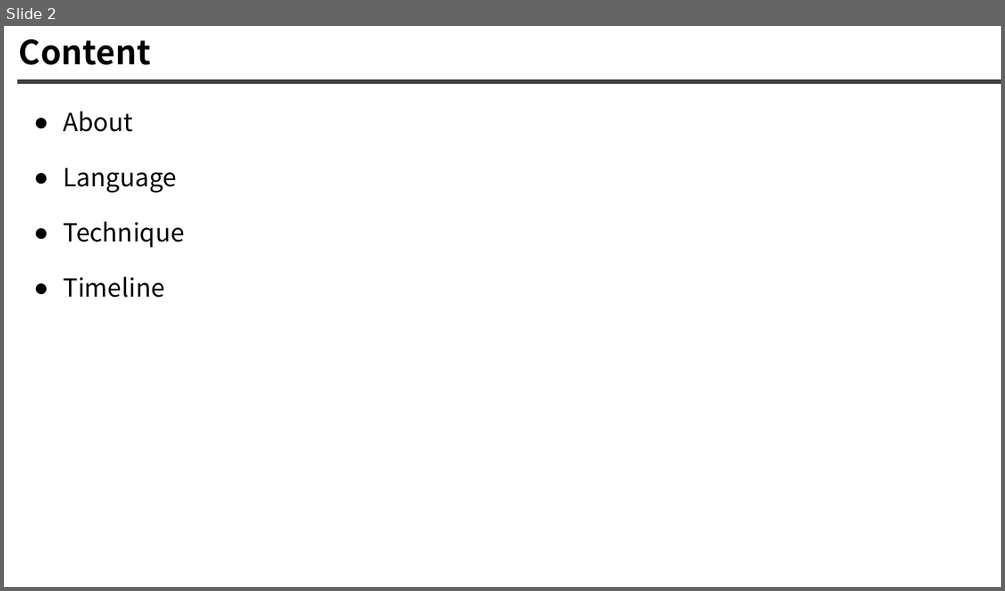
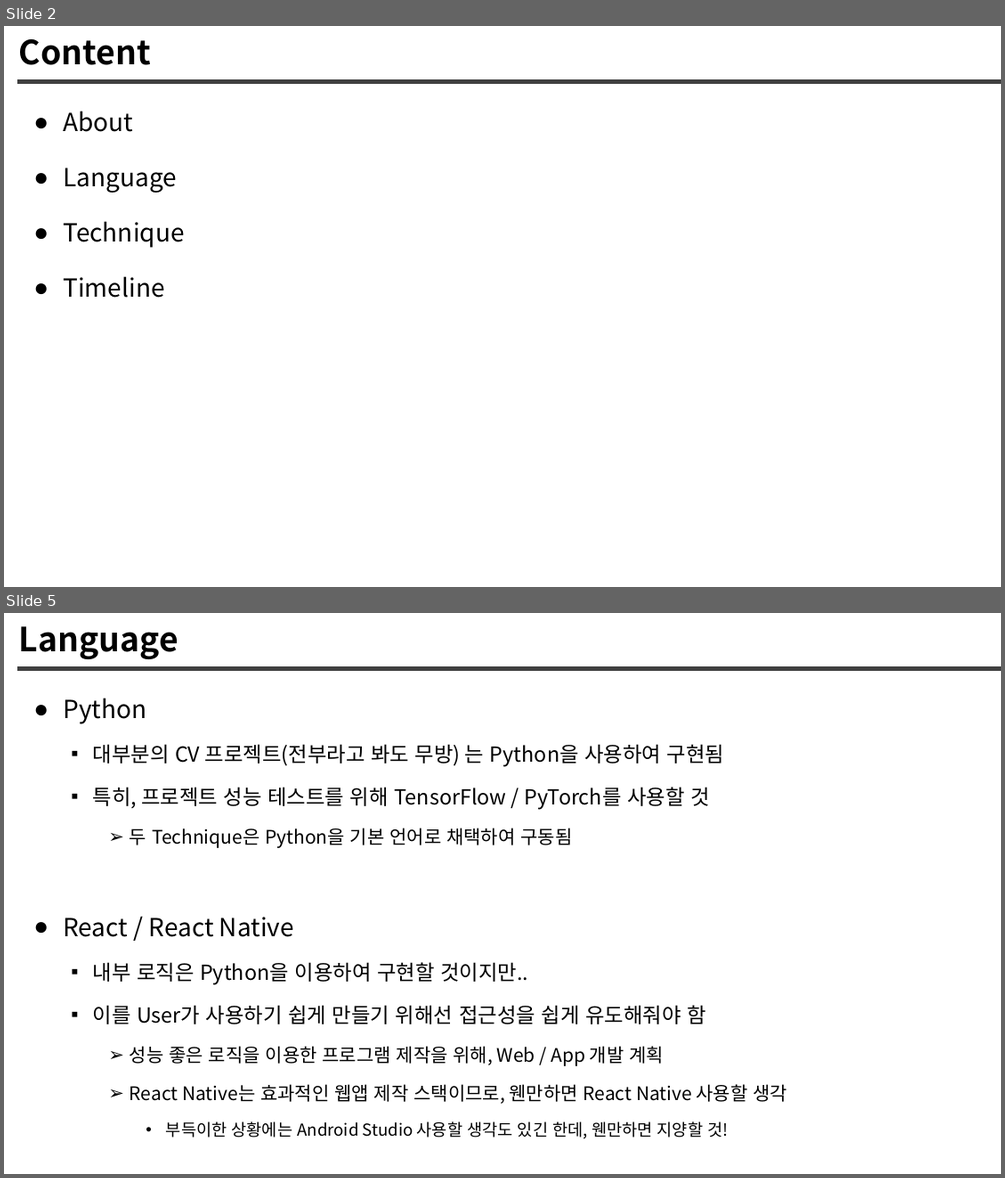
Before and after one commit to jys-jeong/AI-Project, a slide deck: document/outline.pptx. Shown one above the other, each under a label of ours: slide 2 before the commit, slides 2 and 5 after it; the slides between them are not shown. The pictures are 1005x591 and 1005x1178 pixels, drawn with LibreOffice and Linux fonts; fonts in the diff are those of the drawing. Boxes give left, top, right and bottom in pixels: in the first picture for what was removed or moved away, otherwise in the second. Text is boxed around its words. In the diff, an @@ line names an element or a change of style, - is before the commit and + after.

```diff
--- a/document/outline.pptx
+++ b/document/outline.pptx
@@ slide 5 added at bbox=[4, 613, 1001, 1174], background #FFFFFF; not listed: 1 template element that a slide beside it also shows @@
@@ title added at bbox=[19, 626, 178, 659], 32 pt, text #000000, bold @@
+Language
@@ text added at bbox=[63, 698, 787, 1139], 20 pt, text #000000 @@
+● Python
+  ▪ 대부분의 CV 프로젝트(전부라고 봐도 무방) 는 Python을 사용하여 구현됨
+  ▪ 특히, 프로젝트 성능 테스트를 위해 TensorFlow / PyTorch를 사용할 것
+    ➢ 두 Technique은 Python을 기본 언어로 채택하여 구동됨
+● React / React Native
+  ▪ 내부 로직은 Python을 이용하여 구현할 것이지만..
+  ▪ 이를 User가 사용하기 쉽게 만들기 위해선 접근성을 쉽게 유도해줘야 함
+    ➢ 성능 좋은 로직을 이용한 프로그램 제작을 위해, Web / App 개발 계획
+    ➢ React Native는 효과적인 웹앱 제작 스택이므로, 웬만하면 React Native 사용할 생각
+      • 부득이한 상황에는 Android Studio 사용할 생각도 있긴 한데, 웬만하면 지양할 것!
```
Also in this commit, not shown: 4 other slides added, 4 slides removed, 2 other files.
